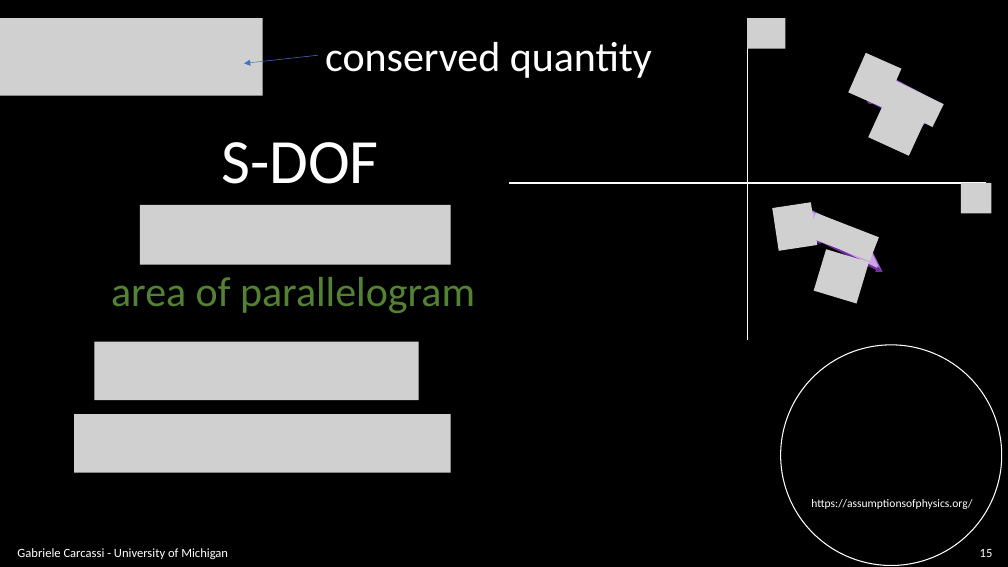
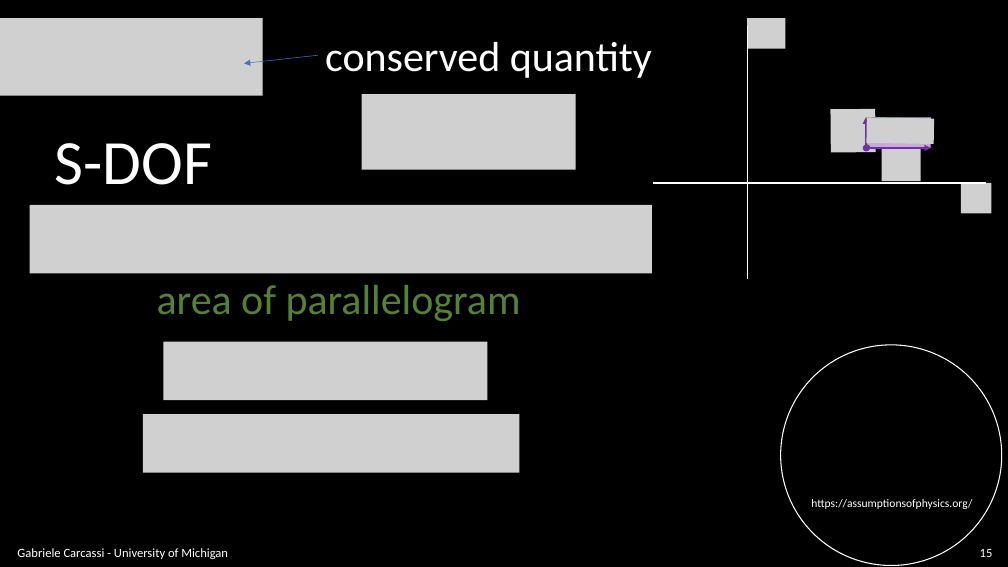
Before and after one commit to assumptionsofphysics/slides, a slide deck: slide 15 of BookCompanions-v2/RP-Class-4.pptx. Drawn at 1008x567 pixels with LibreOffice and Linux fonts; fonts in the diff are those of the drawing; grey boxes stand for pictures; background and template pictures are left out. Boxes give left, top, right and bottom in pixels: in the first picture for what was removed or moved away, otherwise in the second. Text is boxed around its words. In the diff, an @@ line names an element or a change of style, - is before the commit and + after.

```diff
--- a/BookCompanions-v2/RP-Class-4.pptx
+++ b/BookCompanions-v2/RP-Class-4.pptx
@@ line moved from (747, 26) - (747, 340) to (747, 26) - (747, 279) @@
@@ picture removed at <box>848,53,902,108</box> @@
@@ picture removed at <box>872,75,944,128</box> @@
@@ text "S-DOF": place and size @@
-text "S-DOF" at <box>221,142,378,184</box>
+text "S-DOF" at <box>55,143,212,185</box>
@@ picture added at <box>361,94,575,169</box> @@
@@ picture added at <box>831,109,876,152</box> @@
@@ arrow moved from (873, 99) - (892, 77) to (866, 148) - (866, 118) @@
@@ picture added at <box>866,117,934,144</box> @@
@@ parallelogram at <box>867,118,930,148</box>: proportions changed; rotation 27 to 0 degrees @@
@@ picture removed at <box>869,98,927,156</box> @@
@@ ellipse at <box>863,144,871,152</box>: rotation 0 to 334 degrees @@
@@ arrow moved from (873, 103) - (921, 129) to (867, 148) - (931, 148) @@
@@ picture added at <box>882,138,921,181</box> @@
@@ picture added at <box>29,205,652,273</box> @@
@@ picture removed at <box>140,205,451,265</box> @@
@@ line moved from (509, 183) - (986, 183) to (653, 183) - (986, 183) @@
@@ group removed at <box>773,202,882,303</box>: 3 pictures, 2 arrows, 1 freeform shape, 1 ellipse @@
@@ text "area of parallelogram": place and size @@
-text "area of parallelogram" at <box>111,277,475,313</box>
+text "area of parallelogram" at <box>157,285,521,321</box>
@@ picture: place and size @@
-picture at <box>95,342,419,400</box>
+picture at <box>163,342,488,400</box>
@@ picture: place and size @@
-picture at <box>74,414,451,473</box>
+picture at <box>143,414,520,473</box>
```
Also in this commit, not shown: 9 other slides changed.
